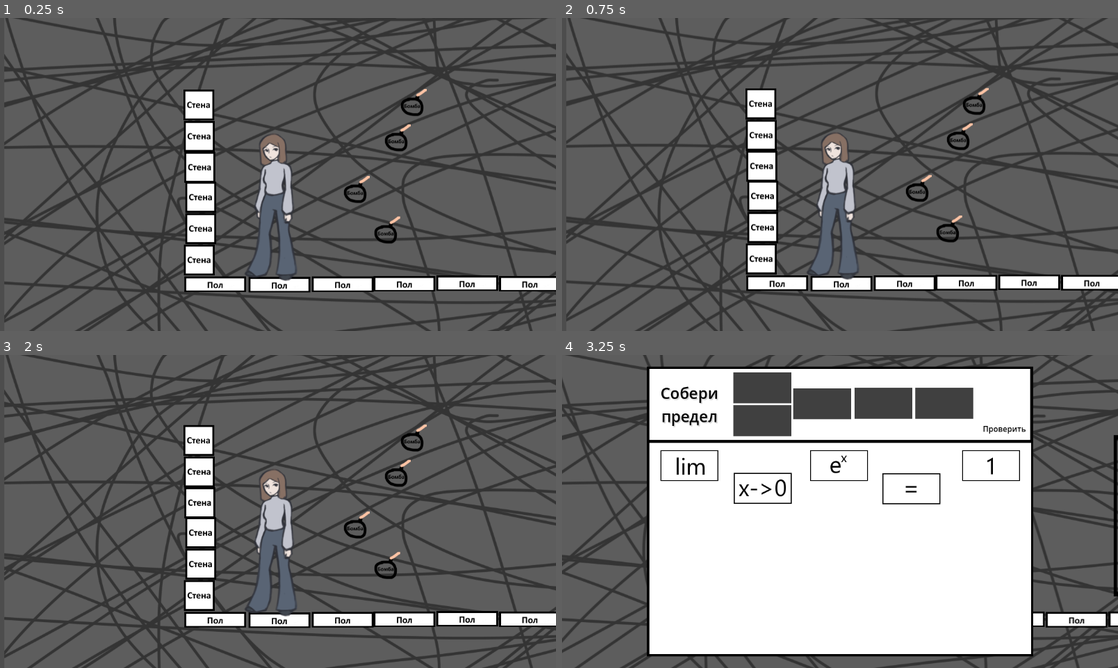
Above: before the commit, frames 1-4 (two rows, left to right).
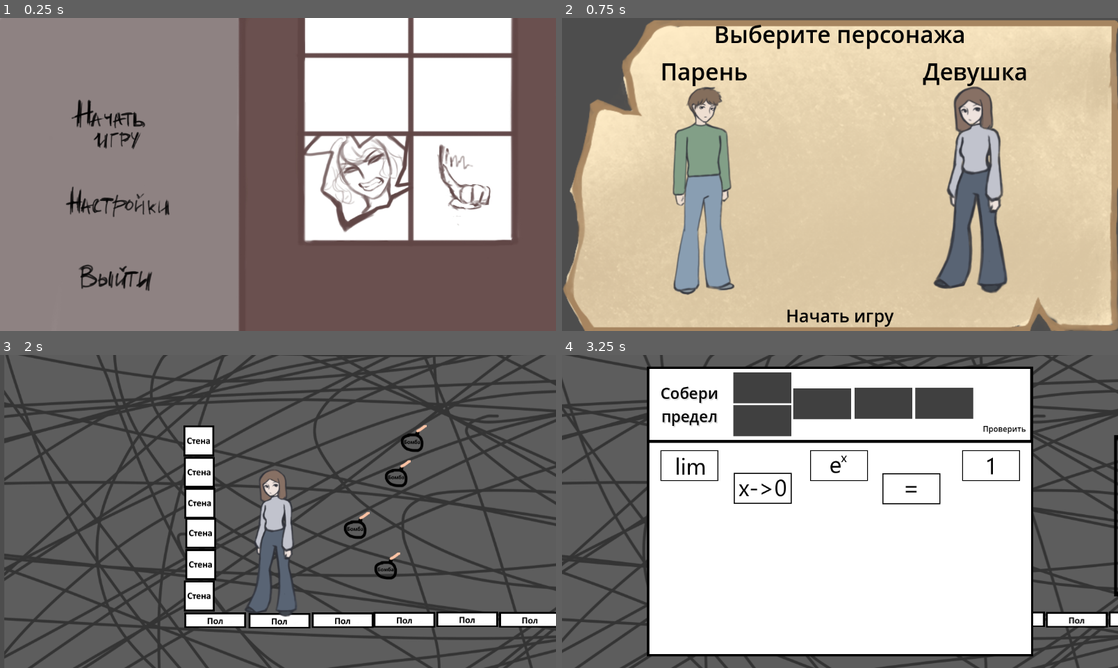
Above: after the commit, the same moments.

Repository: ArcKontyR/LimitOfYourPossibilities
Game: Godot game, scene res://Scenes/Menu.tscn
The game is run twice, just before and just after one commit, with the same random seed, the same clock (stepped at 60 frames per second) and the same inputs. Before the commit the project starts from res://Scenes/Root.tscn.
Inputs (mouse positions are in pixels of both pictures, inside the frame that each line leads up to):
- Up to frame 1 (0.25 s): no input
- Up to frame 2 (0.75 s): click (678, 133) at 0.52 s
- Up to frame 3 (2 s): click (278, 652) at 1.25 s, where only the run after the commit has a clickable "Начать игру"
- Up to frame 4 (3.25 s): move the mouse to (962, 495) at 2.02 s; hold D (right) from 2.03 s (still down); tap E (interact) at 2.1 s; click (962, 495) at 2.17 s; tap W (up) at 2.27, 3.02 s; move the mouse to (728, 527) at 2.77 s; tap I (limitTask) at 2.85 s

The runs differ from the first frame. In frame 1, 79% of the frame differs, in the area x 0-100%, y 0-100%; in frame 2, 92%; in frame 3, 1.7%; in frame 4, less than 0.1%.

Commit message:
changed connections

Diff:
--- a/project.godot
+++ b/project.godot
@@ -11,7 +11,7 @@
 [application]
 
 config/name="Math Quest"
-run/main_scene="res://Scenes/Root.tscn"
+run/main_scene="res://Scenes/Menu.tscn"
 config/features=PackedStringArray("4.2", "Forward Plus")
 config/icon="res://icon.svg"
 
Not shown: 1 places in Scenes/InventorySlot.tscn that only renumber resources
Not shown: 1 places in Scenes/InventorySlotSelected.tscn that only renumber resources
Not shown: 1 places in Scenes/Item.tscn that only renumber resources
Not shown: 1 places in Scenes/Menu.tscn that only renumber resources
Not shown: 1 places in Scenes/Player.tscn that only renumber resources
Not shown: 1 places in Scenes/TaskSlot.tscn that only renumber resources
Not shown: 1 places in Scenes/СharacterСhoose.tscn that only renumber resources
